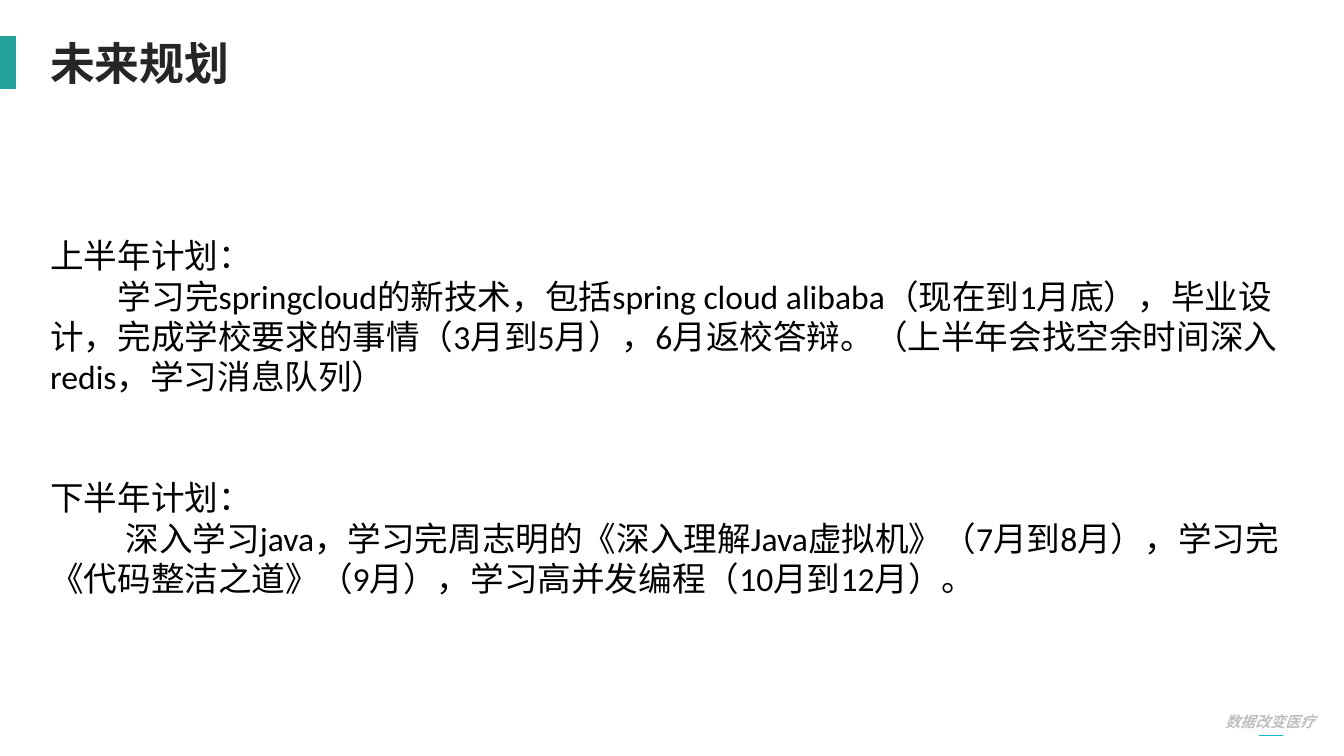
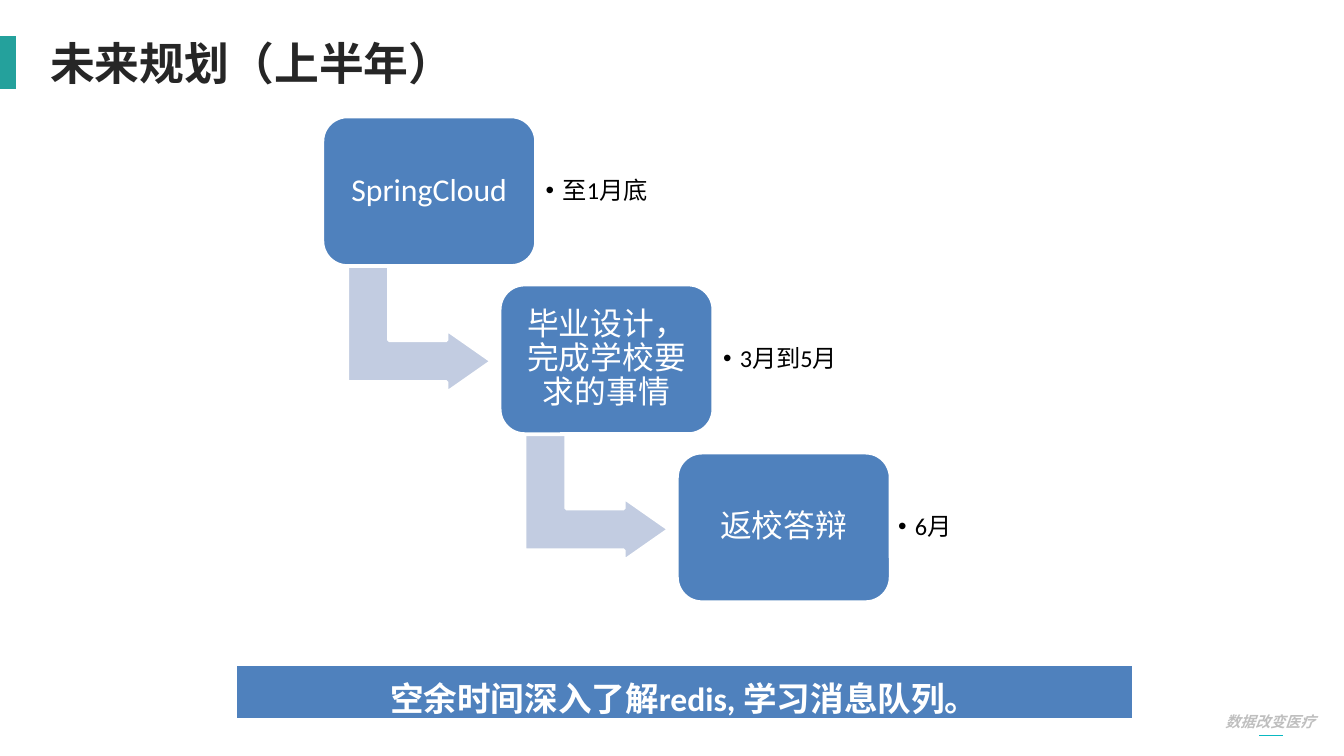
Before and after one commit to Aubwls/dabian, a slide deck: slide 10 of 实习答辩PPT模板-2020.pptx. Drawn at 1344x756 pixels with LibreOffice and Linux fonts; fonts in the diff are those of the drawing. Boxes give left, top, right and bottom in pixels: in the first picture for what was removed or moved away, otherwise in the second. Text is boxed around its words. In the diff, an @@ line names an element or a change of style, - is before the commit and + after.

```diff
--- a/实习答辩PPT模板-2020.pptx
+++ b/实习答辩PPT模板-2020.pptx
@@ text at [50, 41, 453, 85]: text changed @@
-未来规划
+未来规划（上半年）
@@ text removed at [50, 239, 1278, 595] @@
-上半年计划：
-学习完springcloud的新技术，包括spring cloud alibaba（现在到1月底），毕业设计，完成学校要求的事情（3月到5月），6月返校答辩。（上半年会找空余时间深入redis，学习消息队列）
-下半年计划：
-深入学习java，学习完周志明的《深入理解Java虚拟机》（7月到8月），学习完《代码整洁之道》（9月），学习高并发编程（10月到12月）。
@@ group added at [323, 117, 952, 602]: 6 texts, 3 rounded rectangles, 2 bent up arrows @@
+SpringCloud
+  • 至1月底
+毕业设计，完成学校要求的事情
+  • 3月到5月
+返校答辩
+  • 6月
@@ table added at [237, 665, 1133, 724], 1 rows, 1 columns @@
+空余时间深入了解redis, 学习消息队列。
```
Also in this commit, not shown: 5 other slides changed, 1 slide added, 1 other file.
